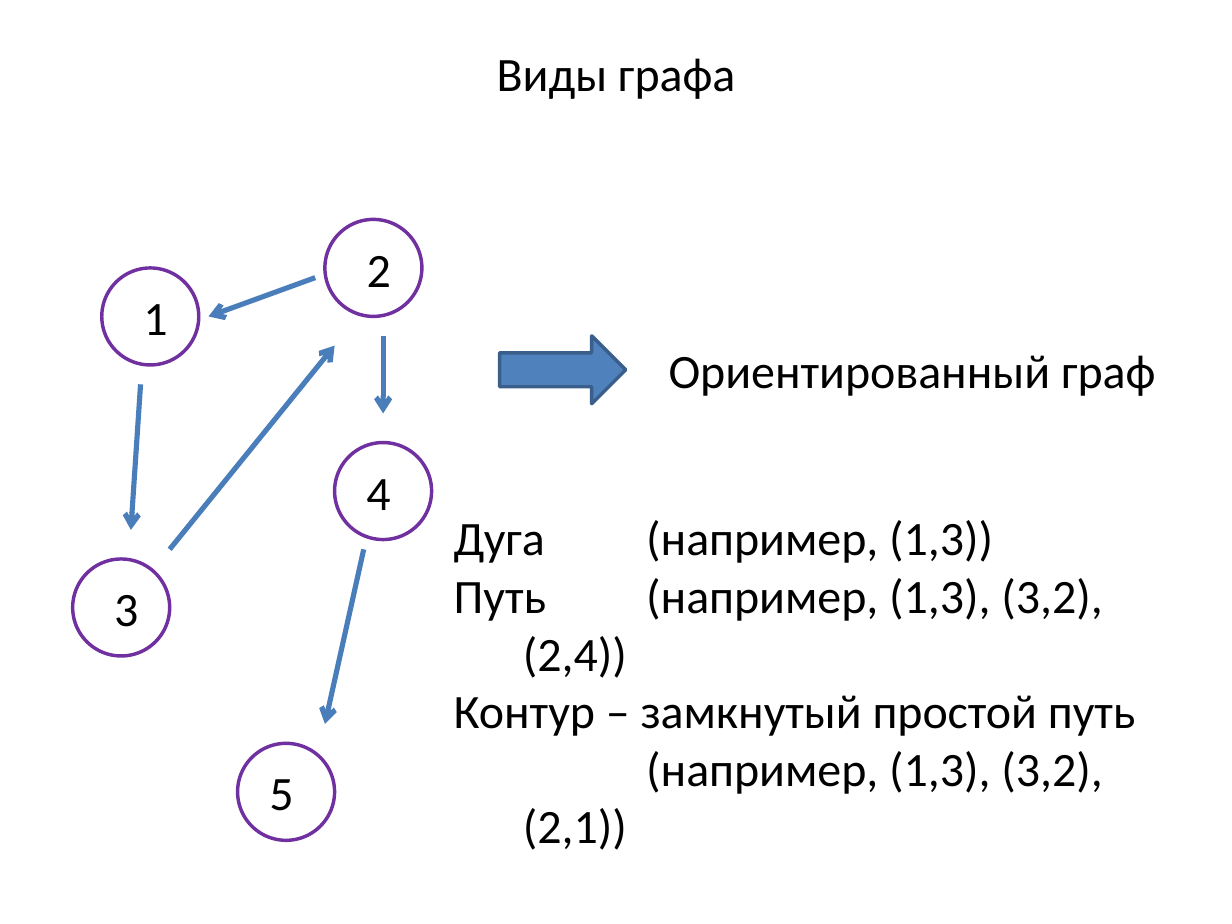
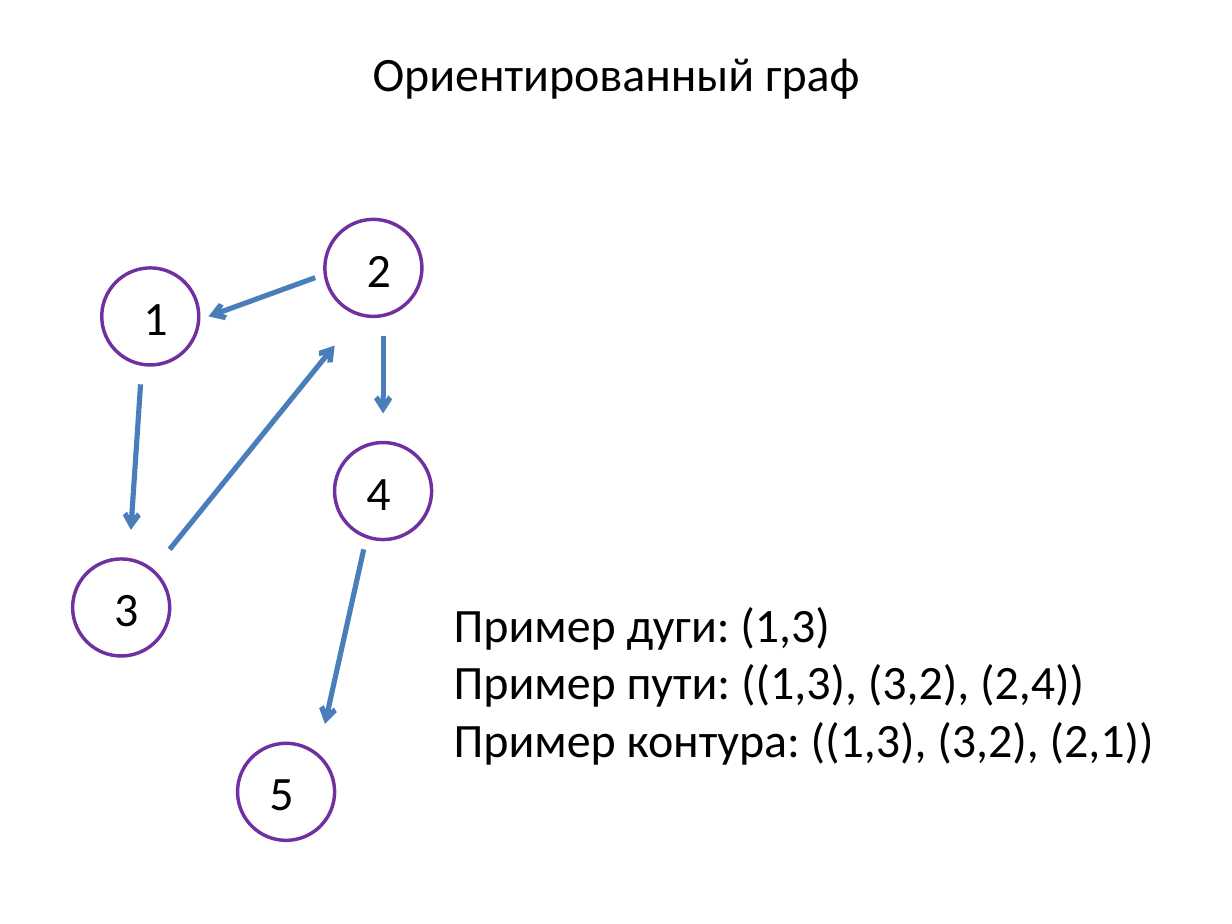
Before and after one commit to SteinbergOB/ANG, a slide deck: slide 39 of Презентации/Лекция 0.pptx (slide 36 before the commit). Drawn at 1232x924 pixels with LibreOffice and Linux fonts; fonts in the diff are those of the drawing. Boxes give left, top, right and bottom in pixels: in the first picture for what was removed or moved away, otherwise in the second. Text is boxed around its words. In the diff, an @@ line names an element or a change of style, - is before the commit and + after.

```diff
--- a/Презентации/Лекция 0.pptx
+++ b/Презентации/Лекция 0.pptx
@@ text at (x1=373, y1=58, x2=860, y2=99): text changed @@
-Виды графа
+Ориентированный граф
@@ right arrow removed at (x1=500, y1=336, x2=626, y2=404) @@
@@ text removed at (x1=669, y1=355, x2=1156, y2=396) @@
-Ориентированный граф
@@ text at (x1=454, y1=607, x2=1154, y2=765): text changed @@
-Дуга (например, (1,3))
-Путь (например, (1,3), (3,2), (2,4))
-Контур – замкнутый простой путь
-(например, (1,3), (3,2), (2,1))
+Пример дуги: (1,3)
+Пример пути: ((1,3), (3,2), (2,4))
+Пример контура: ((1,3), (3,2), (2,1))
```
Also in this commit, not shown: 28 other slides changed, 42 slides added, 1 slide removed, 1 other file.
